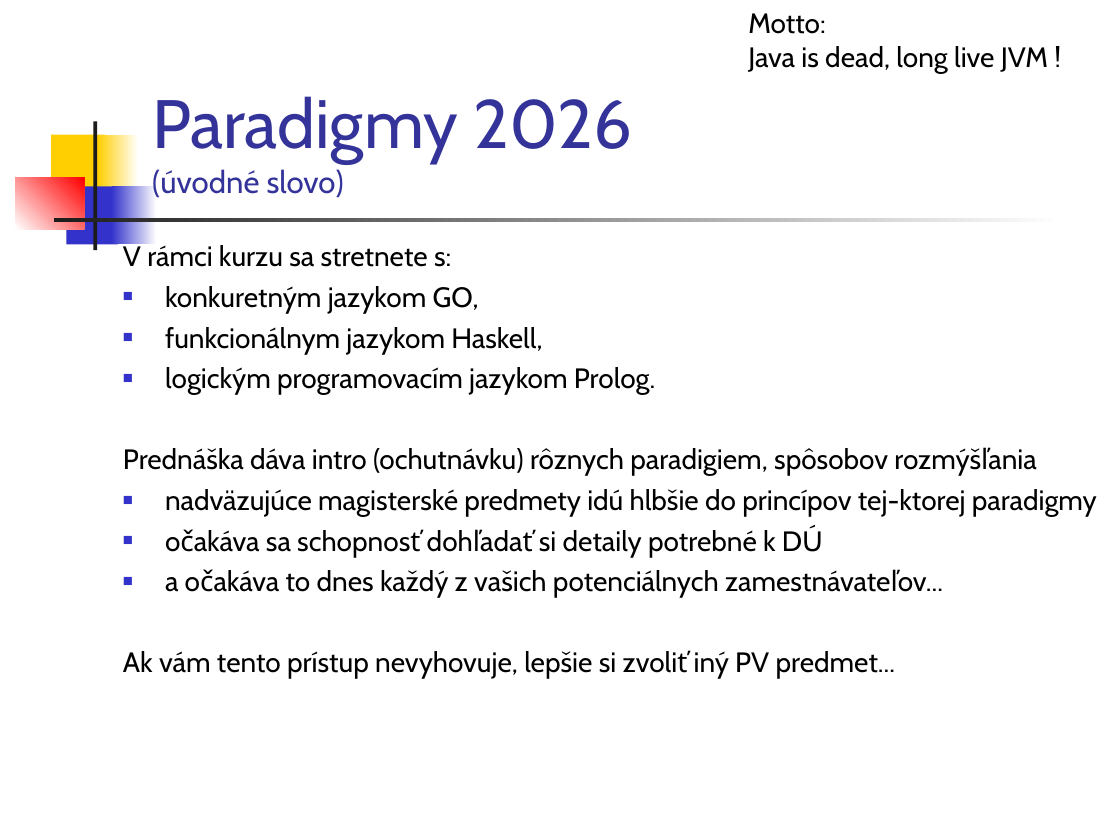
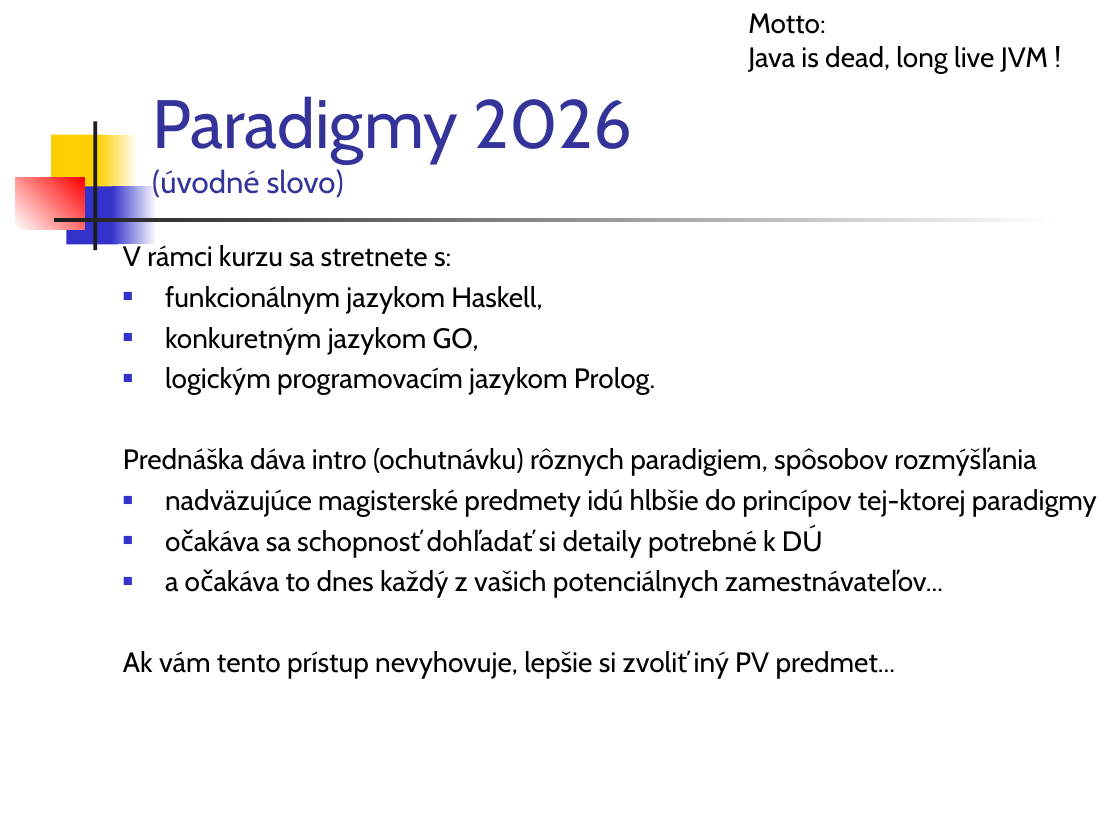
Before and after one commit to paradigmy/Prednasky, a slide deck: slide 14 of 01/uvod.ppt. Drawn at 1120x840 pixels with LibreOffice and Linux fonts; fonts in the diff are those of the drawing. Boxes give left, top, right and bottom in pixels: in the first picture for what was removed or moved away, otherwise in the second. Text is boxed around its words. In the diff, an @@ line names an element or a change of style, - is before the commit and + after.

```diff
--- a/01/uvod.ppt
+++ b/01/uvod.ppt
@@ text at [165, 286, 542, 313]: paragraph added @@
+■ funkcionálnym jazykom Haskell,
@@ text at [165, 327, 542, 354]: paragraph removed @@
-■ funkcionálnym jazykom Haskell,
```
Also in this commit, not shown: 14 other slides changed, 1 other file.
